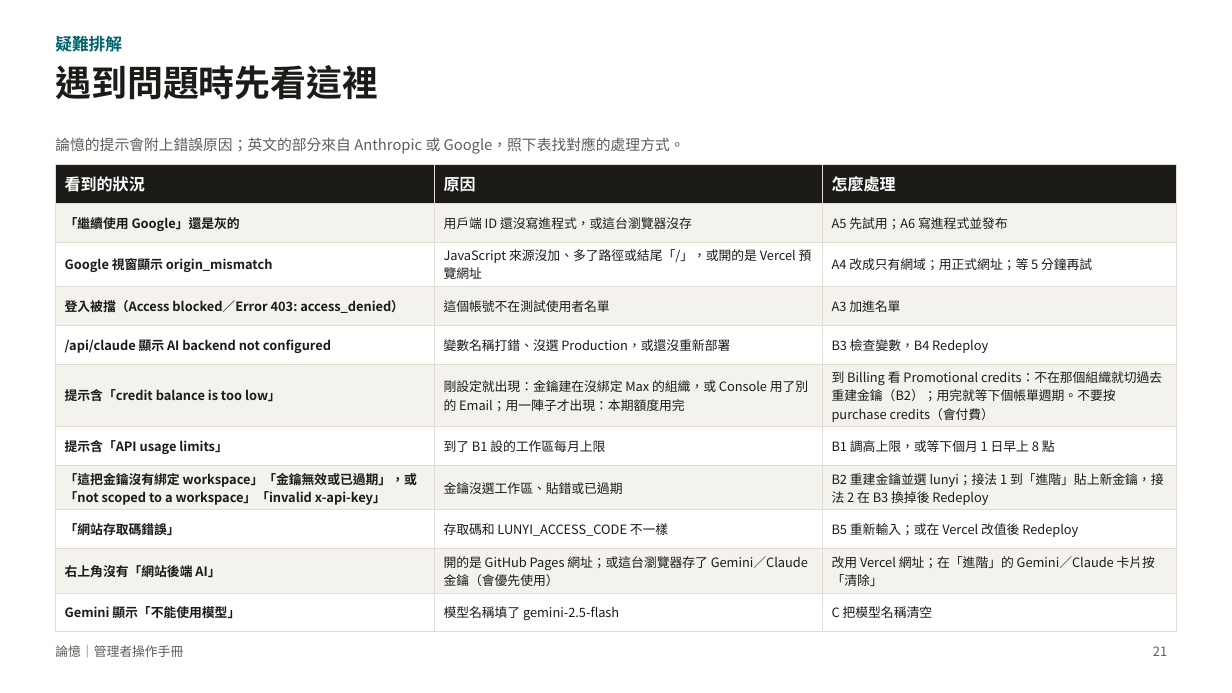
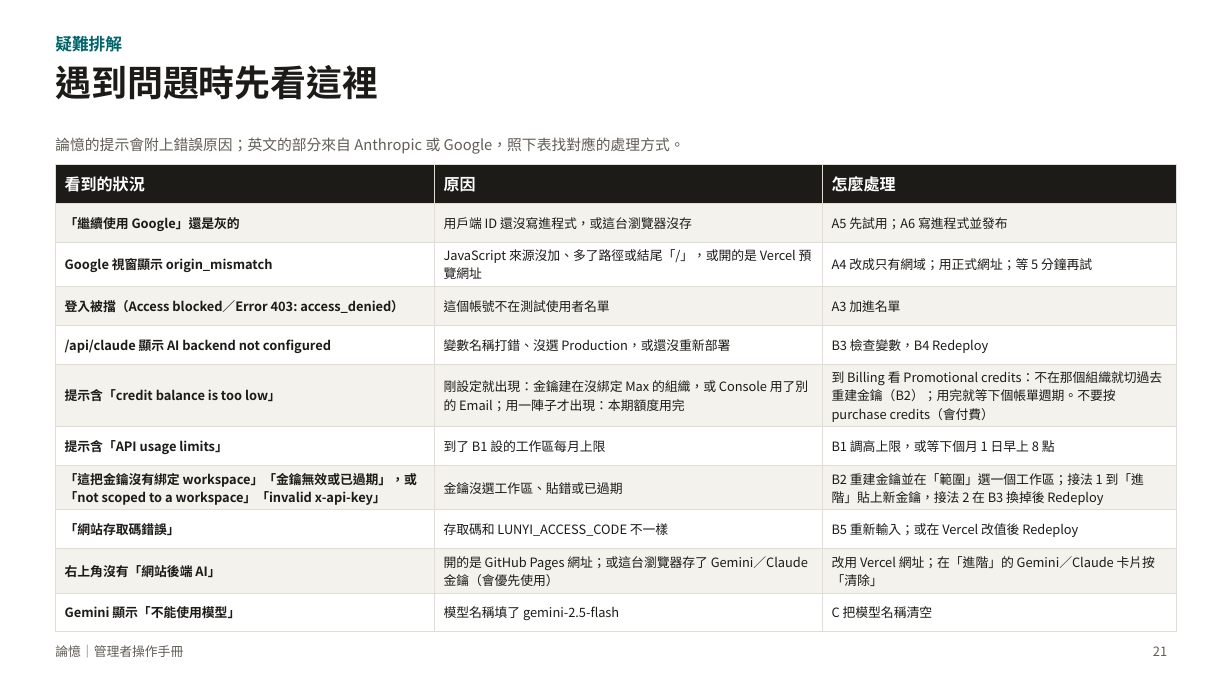
Before and after one commit to charleslin2003-prog/Journal-Article-Memory-Tool, a slide deck: slide 21 of docs/管理者操作手冊_論憶.pptx. Drawn at 1232x693 pixels with LibreOffice and Linux fonts; fonts in the diff are those of the drawing. Boxes give left, top, right and bottom in pixels: in the first picture for what was removed or moved away, otherwise in the second. Text is boxed around its words. In the diff, an @@ line names an element or a change of style, - is before the commit and + after.

```diff
--- a/docs/管理者操作手冊_論憶.pptx
+++ b/docs/管理者操作手冊_論憶.pptx
@@ table at [55, 165, 1177, 624] @@
-row 8, column 3: B2 重建金鑰並選 lunyi；接法 1 到「進階」貼上新金鑰，接法 2 在 B3 換掉後 Redeploy
+row 8, column 3: B2 重建金鑰並在「範圍」選一個工作區；接法 1 到「進階」貼上新金鑰，接法 2 在 B3 換掉後 Redeploy
```
Also in this commit, not shown: 2 other slides changed, 1 other file.
